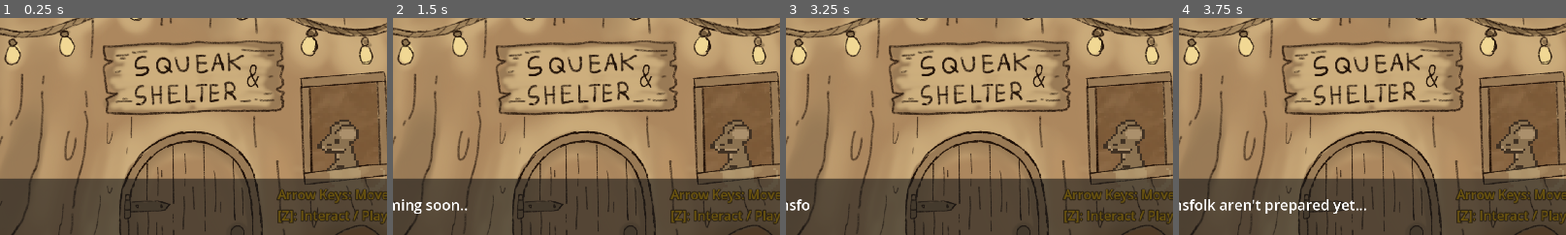
Above: before the commit, frames 1-4 (left to right).
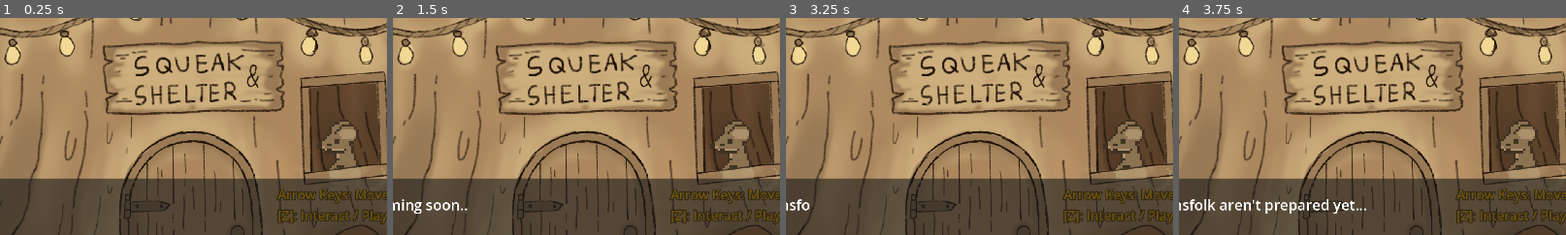
Above: after the commit, the same moments.

Repository: ashtherz/roots
Game: Godot game, scene res://scenes/Overworld.tscn
Two runs of this game, one before a commit and one after it. Both use one fixed random seed, a clock stepped at 60 frames per second and the inputs below. This scene is started directly instead of the project's main scene.
Inputs (mouse positions are % of the whole screen's width and height, from its top left):
- Up to frame 1 (0.25 s): no input
- Up to frame 2 (1.5 s): tap Enter at 0.5 s; move the mouse to (72, 45) at 0.52 s; hold Right (ui_right) 0.53-1.25 s; hold Z (Interact) 0.53-1.25 s; click (72, 45) at 0.67 s; tap Up (PlatformerJump) at 0.77 s; drag from (30, 55) to (45, 70) at 1.27 s
- Up to frame 3 (3.25 s): tap Space at 2 s; move the mouse to (60, 28) at 2.02 s; hold Left (ui_left) 2.03-2.75 s; tap F at 2.1 s; tap Enter at 2.75 s; drag from (45, 70) to (20, 35) at 2.77 s
- Up to frame 4 (3.75 s): move the mouse to (80, 65) at 3.52 s; hold Right (ui_right) from 3.53 s (still down); tap Enter at 3.6 s
The pictures show only the part of the screen within x 16-65%, y 32-82%; the shares and areas given below are measured in that part.

The runs differ from the first frame. In frame 1, 4.7% of the frame differs, in the area x 80-98%, y 29-71%; in frame 2, 4.7%; in frame 3, 4.7%; in frame 4, 4.7%.

Commit message:
Make game playable again

Diff:
--- a/game/scenes/Overworld.tscn
+++ b/game/scenes/Overworld.tscn
@@ -114,6 +114,9 @@
 [sub_resource type="ShaderMaterial" id="ShaderMaterial_kwuyf"]
 shader = ExtResource("16_obta5")
 
+[sub_resource type="CircleShape2D" id="CircleShape2D_sw6rd"]
+radius = 35.014282
+
 [node name="Overworld" type="Node2D" unique_id=1552427704]
 script = ExtResource("1_666lb")
 
@@ -137,7 +140,6 @@
 
 [node name="IntroScreen2" type="Sprite2D" parent="." unique_id=410641601]
 modulate = Color(0.55, 0.48555836, 0.44550002, 1)
-z_index = -1
 texture_filter = 2
 position = Vector2(-2114, -564)
 scale = Vector2(-0.5, 0.5)
@@ -164,6 +166,8 @@
 script = ExtResource("6_bos8a")
 nextScene = ExtResource("28_obta5")
 playerWaypoint = NodePath("Waypoint")
+dialogueBefore = "kitchen_before"
+dialogueAfter = "kitchen_after"
 
 [node name="CollisionShape2D" type="CollisionShape2D" parent="PackingTrigger" unique_id=1150235376]
 position = Vector2(0, -172)
@@ -193,6 +197,8 @@
 script = ExtResource("6_bos8a")
 nextScene = ExtResource("8_b5655")
 playerWaypoint = NodePath("Waypoint")
+dialogueBefore = "bathroom_before"
+dialogueAfter = "bathroom_after"
 
 [node name="CollisionShape2D" type="CollisionShape2D" parent="SuikaTrigger" unique_id=1532969515]
 position = Vector2(-2543, 880)
@@ -215,6 +221,7 @@
 position = Vector2(-500, 800)
 
 [node name="Sprite2D" type="Sprite2D" parent="Wall" unique_id=1471026223]
+z_index = -1
 scale = Vector2(3, 3)
 texture = ExtResource("13_vvo0y")
 
@@ -230,6 +237,22 @@
 text = "Arrow Keys: Move
 [Z]: Interact / Play Text"
 
+[node name="Credits" type="Label" parent="." unique_id=1076351624]
+visible = false
+z_index = 2
+offset_left = -2265.0
+offset_top = -396.0
+offset_right = -1939.0
+offset_bottom = -295.0
+theme_override_colors/font_color = Color(1, 1, 1, 1)
+theme_override_colors/font_outline_color = Color(0.31, 0.21493334, 0.061999995, 1)
+theme_override_constants/outline_size = 8
+text = "CREDITS
+
+Programming: ashtherz, Quetzal, spdskatr
+Art: ashtherz, Quetzal, spdskatr"
+horizontal_alignment = 1
+
 [node name="BedroomClone" type="Node2D" parent="." unique_id=947467345]
 
 [node name="Obstacles" type="Node2D" parent="BedroomClone" unique_id=1681940552]
@@ -666,6 +689,12 @@
 position = Vector2(-2351.9998, 1294)
 scale = Vector2(0.333, 0.333)
 texture = ExtResource("29_wbcx6")
+
+[node name="EndingTrigger" type="Area2D" parent="." unique_id=1901402198]
+position = Vector2(-1882, -445)
+
+[node name="CollisionShape2D" type="CollisionShape2D" parent="EndingTrigger" unique_id=361256526]
+shape = SubResource("CircleShape2D_sw6rd")
 
 [connection signal="body_entered" from="IntroCameraLimits" to="IntroCameraLimits" method="_on_body_entered"]
 [connection signal="body_entered" from="MainCameraLimits" to="MainCameraLimits" method="_on_body_entered"]
@@ -702,3 +731,4 @@
 [connection signal="body_exited" from="BedroomClone/InteractableManager/Interactable15" to="BedroomClone/InteractableManager/Interactable15/Sprite2D" method="_on_area_2d_body_exited"]
 [connection signal="body_entered" from="BedroomClone/InteractableManager/Interactable8" to="BedroomClone/InteractableManager/Interactable8/Sprite2D" method="_on_area_2d_body_entered"]
 [connection signal="body_exited" from="BedroomClone/InteractableManager/Interactable8" to="BedroomClone/InteractableManager/Interactable8/Sprite2D" method="_on_area_2d_body_exited"]
+[connection signal="body_entered" from="EndingTrigger" to="." method="_on_ending_trigger_body_entered"]
--- a/game/scenes/scene_trigger.gd
+++ b/game/scenes/scene_trigger.gd
@@ -3,6 +3,8 @@
 @export var nextScene : PackedScene
 @export var playerWaypoint : Node2D = null
 @export var transmitPlayerPosition : bool = false
+@export var dialogueBefore : String = ""
+@export var dialogueAfter : String = ""
 
 var triggered : bool = false
 
@@ -10,6 +12,9 @@
 	if body == %Player:
 		if not triggered:
 			triggered = true
+			if dialogueBefore != "":
+				await %DialogueLayer/Dialogue.play(dialogueBefore)
 			if playerWaypoint != null:
 				%Player.global_position = playerWaypoint.global_position
+			SceneManager.lastTrigger = self
 			SceneManager.call_deferred("switch_to_sub_scene", nextScene, transmitPlayerPosition)
--- a/game/scripts/dialogue_lines.gd
+++ b/game/scripts/dialogue_lines.gd
@@ -17,7 +17,7 @@
 		"Maybe it's time to cook something up!",
 		"Wait there's nothing in the kitchen...",
 		"Hmm winter is coming and we need to prepare food",
-		"But there's so little space",
+		"But there's so little space in the cupboard...",
 		"I'll make it work!",
 	],
 	"kitchen_after": [
--- a/game/scripts/overworld/overworld.gd
+++ b/game/scripts/overworld/overworld.gd
@@ -1,14 +1,10 @@
 extends Node2D
-
-## Kitchen (packing), bedroom (platformer), bathroom (suika).
-const AREA_COUNT := 3
 
 var gamesComplete: Dictionary[String, bool] = {
 	"Platformer": false,
 	"Suika": false,
 	"Packing": false,
 }
-var areas_done : int = 0
 
 @onready var dialogue = %DialogueLayer/Dialogue
 
@@ -20,20 +16,14 @@
 	dialogue.play.call_deferred("intro")
 
 
-
 func _on_returned() -> void:
-	var trigger = SceneManager.last_trigger
-	SceneManager.last_trigger = null
+	var trigger = SceneManager.lastTrigger
+	SceneManager.lastTrigger = null
 	if trigger != null and trigger.dialogueAfter != "":
 		await dialogue.play(trigger.dialogueAfter)
 
-	areas_done += 1
-	if areas_done == AREA_COUNT:
-		await dialogue.play("ending")
-		# TODO: end screen / credits go here
 
-
-func lorem_ipsum() -> void:
+func _lorem_ipsum() -> void:
 	%DialogueLayer/Dialogue.queue_text("player", "What a lovely fall day~")
 	%DialogueLayer/Dialogue.queue_text("player", "What a relief that the placeholder text works! I wonder if pressing [ESC] will help me skip the dialogue...")
 	%DialogueLayer/Dialogue.queue_text("player", "(Press [ESC])")
@@ -48,9 +38,9 @@
 	%DialogueLayer/Dialogue.call_deferred("start_text", true)
 
 func _check_win_condition() -> void:
-	if gamesComplete["Platformer"] and gamesComplete["Suika"] and gamesComplete["Packing"]:
-		%DialogueLayer/Dialogue.queue_text("player", "Hey everyone! The shelter is ready for new inhabitants!")
-		%DialogueLayer/Dialogue.call_deferred("start_text", true)
+	if gamesComplete["Platformer"] and gamesComplete["Suika"] and gamesComplete["Packing"] and not $Credits.visible:
+		await %DialogueLayer/Dialogue.play("ending")
+		$Credits.visible = true
 
 func register_game_complete(game: String) -> void:
 	if game == "Platformer":
@@ -59,6 +49,11 @@
 	gamesComplete[game] = true
 
 	if gamesComplete["Platformer"] and gamesComplete["Suika"] and gamesComplete["Packing"]:
-		%DialogueLayer/Dialogue.queue_text("player", "All challenges done!")
+		%DialogueLayer/Dialogue.queue_text("player", "All tasks complete!")
 		%DialogueLayer/Dialogue.queue_text("player", "Let's return to the surface and invite everyone in!")
 		%DialogueLayer/Dialogue.call_deferred("start_text", true)
+
+
+func _on_ending_trigger_body_entered(body: Node2D) -> void:
+	if body == %Player:
+		_check_win_condition()
--- a/game/scripts/scene_manager.gd
+++ b/game/scripts/scene_manager.gd
@@ -4,6 +4,7 @@
 signal returned_to_previous_scene
 
 var previousScene: Node = null
+var lastTrigger: Node2D = null
 
 func switch_to_sub_scene(new_scene: PackedScene, transmit_player_position : bool = false) -> void:
 	var root = get_tree().root
@@ -49,3 +50,4 @@
 		player.global_position = player_position
 	player.velocity = player_velocity
 	previousScene = null
+	returned_to_previous_scene.emit()
